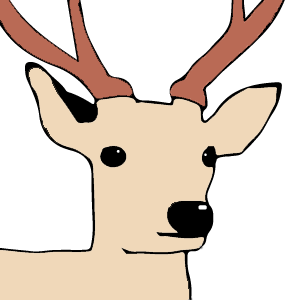
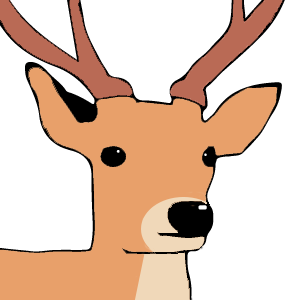
Before/after of a 285x300 layered artwork. What changed in the layer stack:
added layer "楕円形 1" above "長方形 1" over [141, 197, 210, 256]
added layer "長方形 1" above "color" over [134, 254, 163, 300]
painted on "color" over [0, 67, 278, 300]
